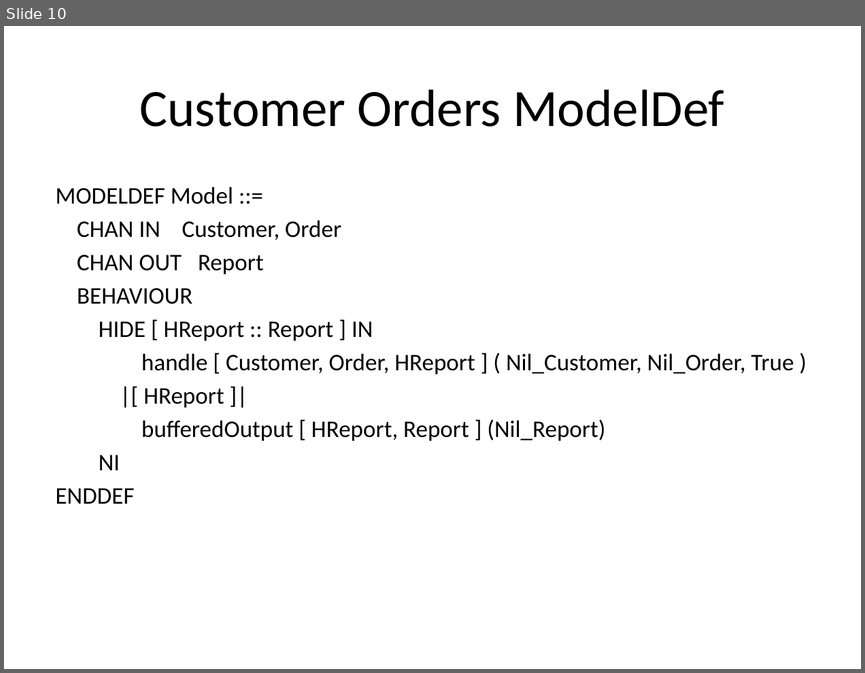
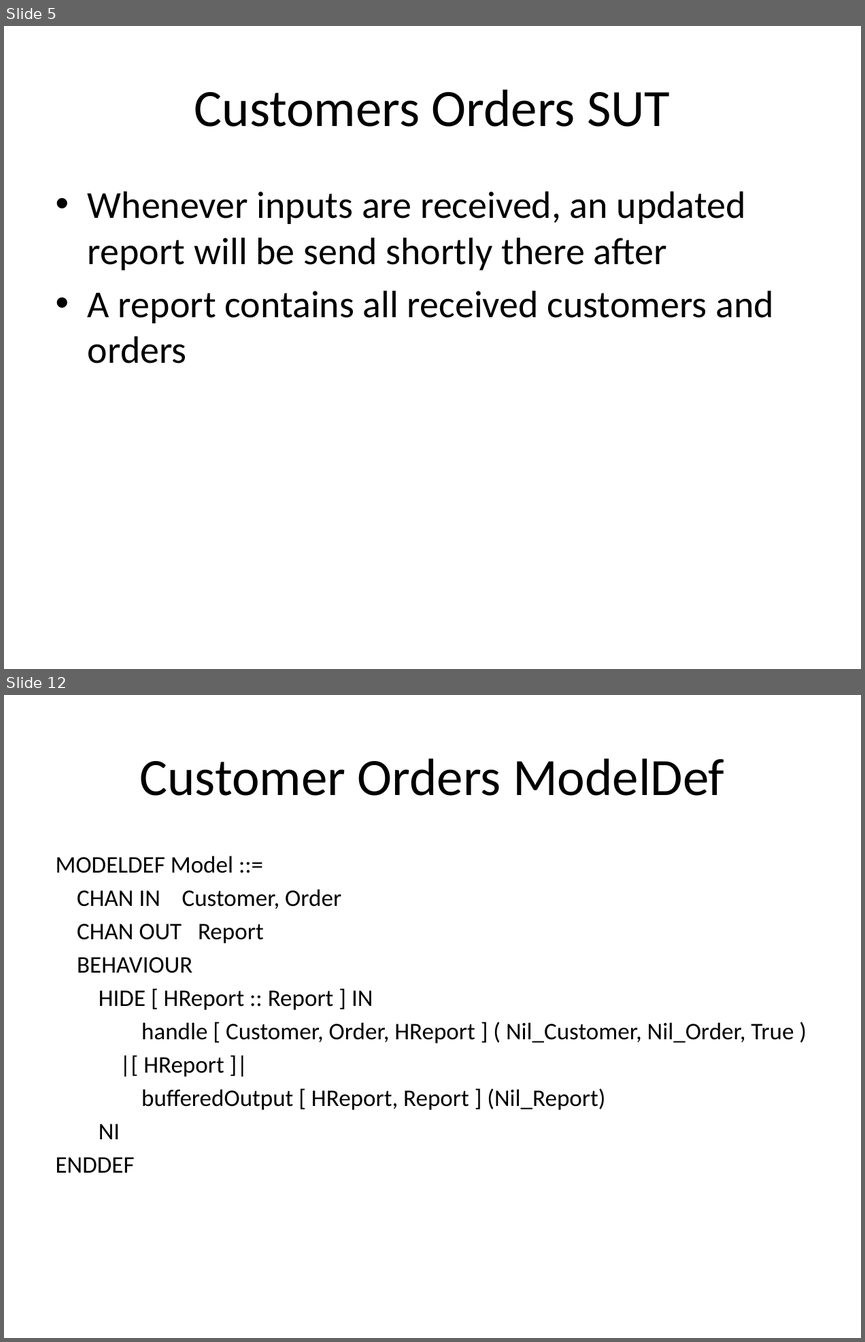
Before and after one commit to TorXakis/TorXakis, a slide deck: examps/CustomersOrders/CustomersOrders.pptx. Shown one above the other, each under a label of ours: slide 10 before the commit, slides 5 and 12 after it; the slides between them are not shown. The pictures are 865x673 and 865x1342 pixels, drawn with LibreOffice and Linux fonts; fonts in the diff are those of the drawing. Boxes give left, top, right and bottom in pixels: in the first picture for what was removed or moved away, otherwise in the second. Text is boxed around its words. In the diff, an @@ line names an element or a change of style, - is before the commit and + after.

```diff
--- a/examps/CustomersOrders/CustomersOrders.pptx
+++ b/examps/CustomersOrders/CustomersOrders.pptx
@@ slide 5 added at [4,26,861,669], background #FFFFFF @@
@@ title added at [194,89,670,127], 44 pt, text #000000 @@
+Customers Orders SUT
@@ text added at [88,191,774,363], 32 pt, text #000000 @@
+• Whenever inputs are received, an updated report will be send shortly there after
+• A report contains all received customers and orders
@@ what was slide 10 is now slide 12 @@
```
Also in this commit, not shown: 9 slides changed, 1 other slide added.
